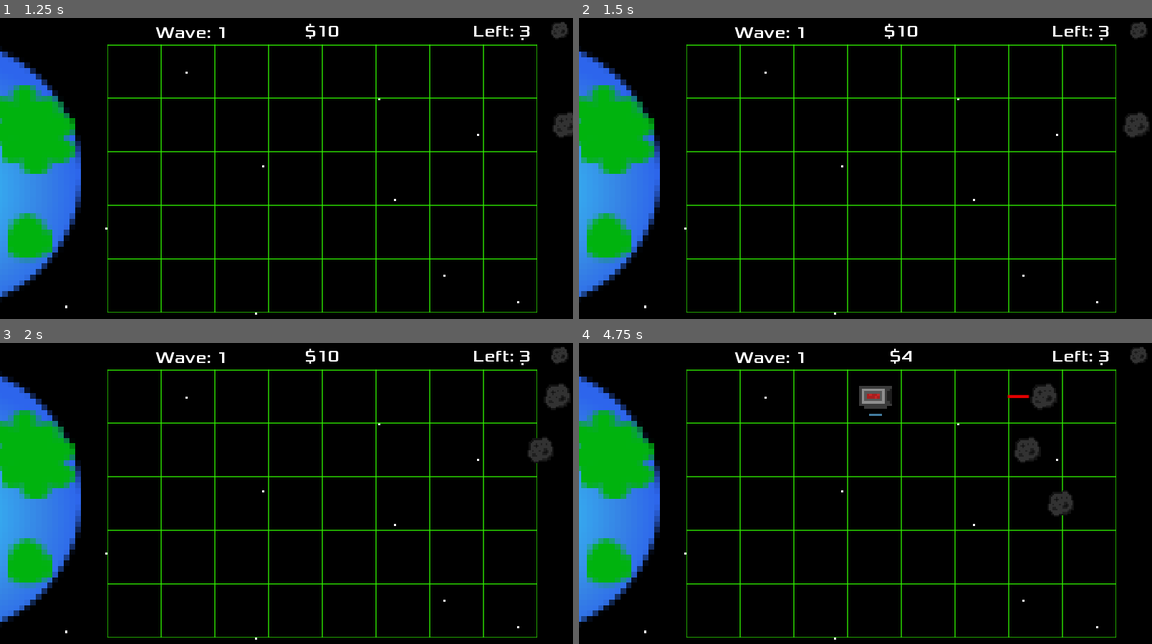
Above: before the commit, frames 1-4 (two rows, left to right).
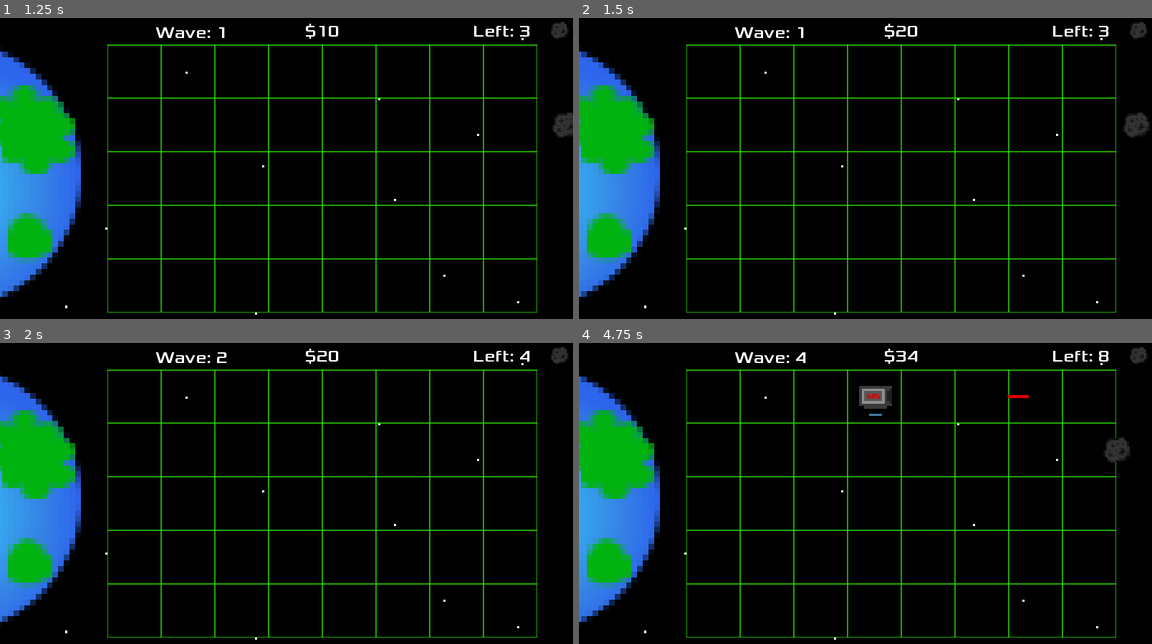
Above: after the commit, the same moments.

Repository: EthanMHolland/PlanetProtectors
Game: Godot game, scene res://src/TitleScreen.tscn
Same seed, same stepped clock (60 frames per second), same inputs: the game is played once before the commit and once after it.
Inputs (mouse positions are in pixels of both pictures, inside the frame that each line leads up to):
- Up to frame 1 (1.25 s): click "PLAY" at 0.5 s
- Up to frame 2 (1.5 s): move the mouse to (710, 72) at 1.27 s; tap 0 (add_funds, bound only after the commit) at 1.35 s
- Up to frame 3 (2 s): tap = (increase_wave, bound only after the commit) at 1.55 s
- Up to frame 4 (4.75 s): move the mouse to (768, 397) at 2.02 s; tap = (increase_wave, bound only after the commit) at 2.1, 3.8 s; tap - (stop_asteroid_spawning, bound only after the commit) at 2.3, 2.85, 4.55 s; move the mouse to (819, 397) at 2.77 s; tap 0 (add_funds, bound only after the commit) at 3.05, 4.35 s; move the mouse to (876, 397) at 3.52 s; click (876, 397) at 3.6 s; move the mouse to (928, 397) at 4.27 s

Frame 1 is identical in both runs. In frame 2, less than 0.1% of the frame differs, in the area x 55-58%, y 2-7%; in frame 3, 0.6%; in frame 4, 1.2%, in the area x 37-96%, y 1-58%.

Commit message:
Add Cheat Codes

Diff:
--- a/project/project.godot
+++ b/project/project.godot
@@ -31,6 +31,21 @@
 "events": [ Object(InputEventMouseButton,"resource_local_to_scene":false,"resource_name":"","device":-1,"alt":false,"sh …(213 unchanged characters)…
  ]
 }
+add_funds={
+"deadzone": 0.5,
+"events": [ Object(InputEventKey,"resource_local_to_scene":false,"resource_name":"","device":0,"alt":false,"shift":false,"control":false,"meta":false,"command":false,"pressed":false,"scancode":48,"unicode":0,"echo":false,"script":null)
+ ]
+}
+stop_asteroid_spawning={
+"deadzone": 0.5,
+"events": [ Object(InputEventKey,"resource_local_to_scene":false,"resource_name":"","device":0,"alt":false,"shift":false,"control":false,"meta":false,"command":false,"pressed":false,"scancode":45,"unicode":0,"echo":false,"script":null)
+ ]
+}
+increase_wave={
+"deadzone": 0.5,
+"events": [ Object(InputEventKey,"resource_local_to_scene":false,"resource_name":"","device":0,"alt":false,"shift":false,"control":false,"meta":false,"command":false,"pressed":false,"scancode":61,"unicode":0,"echo":false,"script":null)
+ ]
+}
 
 [rendering]
 
--- a/project/src/Asteroid.gd
+++ b/project/src/Asteroid.gd
@@ -5,6 +5,10 @@
 var speed := -50
 var _velocity := Vector2()
 
+
+func _process(delta):
+	if Input.is_action_just_pressed("increase_wave"):
+		queue_free()
 
 func _physics_process(_delta):
 #sets the direction of the asteroids
--- a/project/src/Level.gd
+++ b/project/src/Level.gd
@@ -33,6 +33,16 @@
 
 	if _wave >= 16:
 		var _change_scene = get_tree().change_scene("res://src/WinScreen.tscn")
+
+	if Input.is_action_just_pressed("add_funds"):
+		_money += 10
+
+	if Input.is_action_just_pressed("stop_asteroid_spawning"):
+		_asteroids_left = 0
+
+	if Input.is_action_just_pressed("increase_wave"):
+		_wave_start()
+
 
 
 #Starts the next wave
